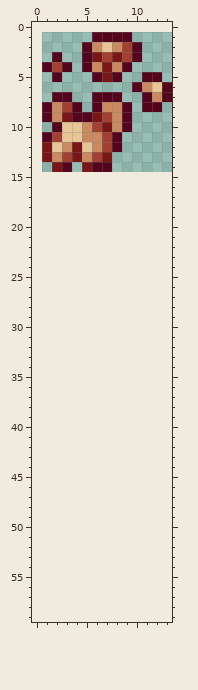
Pixel-art sprite, stored at Items/AaMaterials/UndeadEnergy.png. The picture above was drawn from the file before the commit.
The file is 26x28 pixels, drawn in blocks of 2x2; one block is one cell here. The old version is drawn lined up with the new one, on the new canvas.
New version:
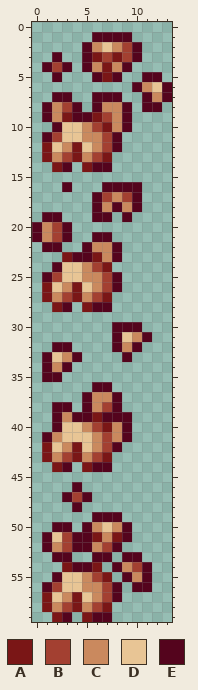
Palette (. is transparent): A #7a1616  B #a34031  C #ca895e  D #e8c595  E #54041d
Diff:
canvas 13x14 -> 14x60, the old top-left corner now at 1,1
y 16: x 3 . -> E; x 7..10 .... -> EEEE
y 17: x 6..10 ..... -> EBCBE
y 18: x 6..10 ..... -> ECECE
y 19: x 1..2 .. -> EE; x 6..7 .. -> EE; x 9 . -> E
y 20: x 0..3 .... -> ECBE
y 21: x 0..3 .... -> ECBE; x 6..7 .. -> EE
y 22: x 1..2 .. -> EE; x 5..8 .... -> ECCE
y 23: x 3..8 ...... -> AEEACE
y 24: x 2..7 ...... -> EDDCBA
y 25: x 1..8 ........ -> EBDDCCBE
y 26: x 1..8 ........ -> ADCADCBE
y 27: x 1..7 ....... -> ACBACBA
y 28: x 2..3 .. -> AE; x 5..7 ... -> AEE
y 30: x 8..10 ... -> EEE
y 31: x 8..11 .... -> EDCE
y 32: x 2..3 .. -> EE; x 8..10 ... -> ECE
y 33: x 1..4 .... -> EDCE; x 9 . -> E
y 34: x 1..3 ... -> ECE
y 35: x 1..2 .. -> EE
y 36: x 6..7 .. -> EE
y 37: x 5..8 .... -> ECCE
y 38: x 2..3 .. -> EE; x 5..8 .... -> ECBE
y 39: x 2..9 ........ -> ECEEAEEE
y 40: x 2..9 ........ -> EDDCBACE
y 41: x 1..9 ......... -> ECDDDCBCE
y 42: x 1..8 ........ -> ADCADCBE
y 43: x 1..7 ....... -> ACBACBA
y 44: x 2..3 .. -> AE; x 5..7 ... -> AEE
y 46: x 4 . -> E
y 47: x 3..5 ... -> EBE
y 48: x 4 . -> E
y 49: x 6..8 ... -> EEE
y 50: x 2..3 .. -> EE; x 5..9 ..... -> ECDCE
y 51: x 1..9 ......... -> EDBEEACAE
y 52: x 1..8 ........ -> ECBEECBE
y 53: x 2..3 .. -> EE; x 6..7 .. -> EE; x 9..10 .. -> EE
y 54: x 3..6 .... -> AEEA; x 8..11 .... -> ECBE
y 55: x 2..7 ...... -> EDDCBA; x 9..11 ... -> ECE
y 56: x 1..8 ........ -> EBDDCCBE; x 10..11 .. -> EE
y 57: x 1..8 ........ -> ADCADCBE
y 58: x 1..7 ....... -> ACBACBA
y 59: x 2..3 .. -> AE; x 5..7 ... -> AEE
Changed places in both pictures, as pixel boxes (x1, y1, x2, y2):
added: (32, 182, 152, 622)
